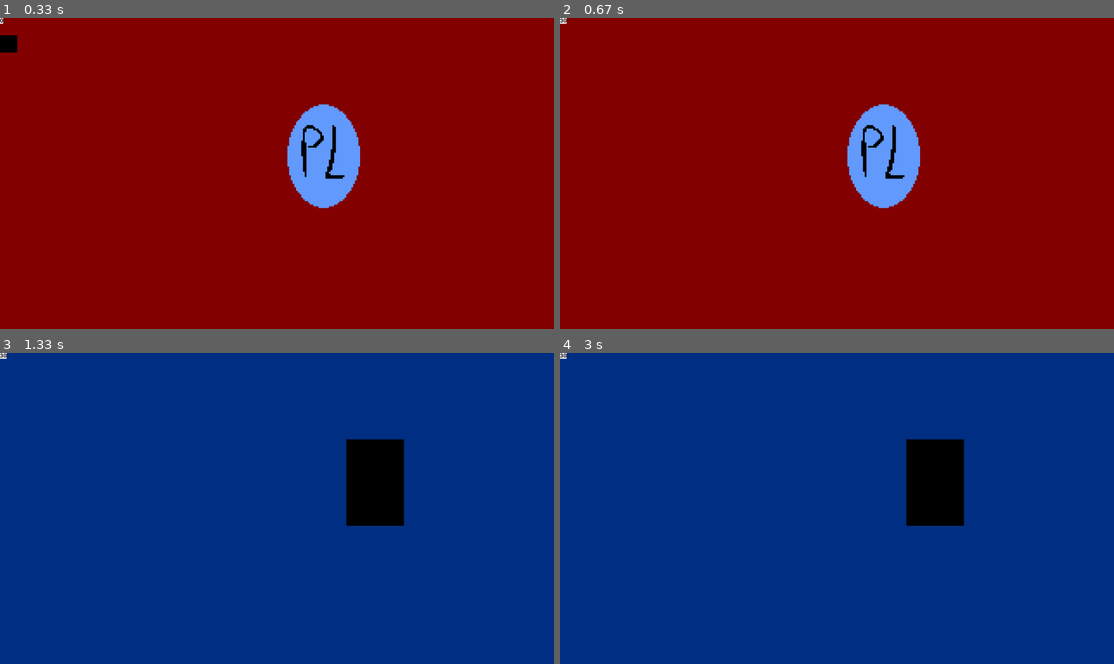
Above: before the commit, frames 1-4 (two rows, left to right).
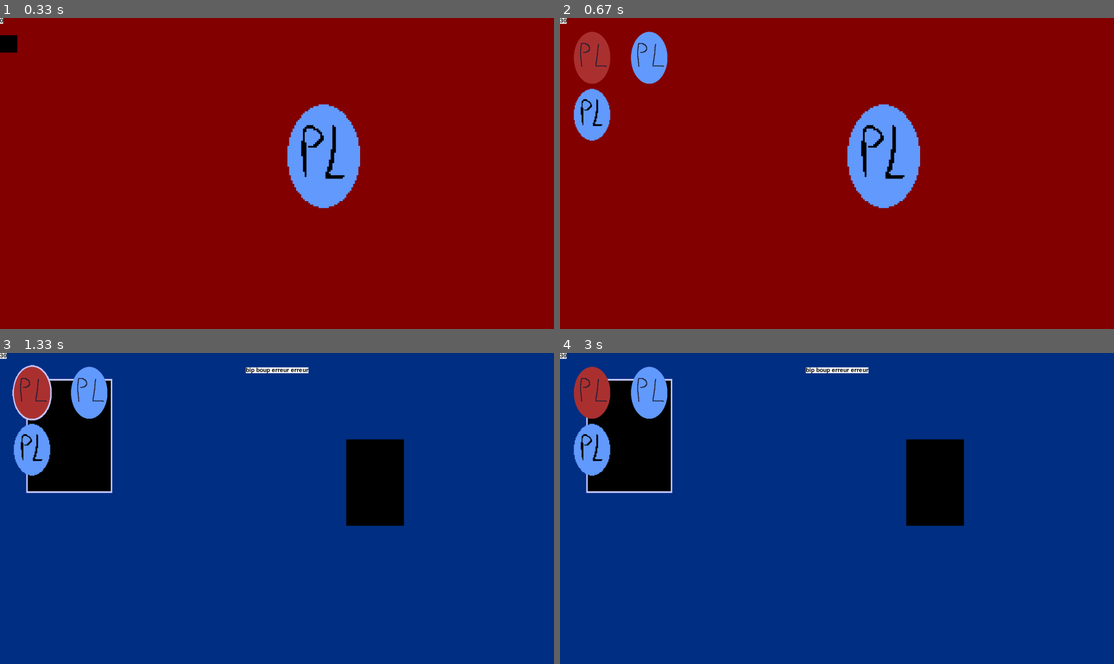
Above: after the commit, the same moments.

Repository: PouchyCorp/TrophNSI
Game: pygame game, started from sources/main.py
The game is run twice, just before and just after one commit, with the same random seed, the same clock (stepped at 60 frames per second) and the same inputs.
Inputs (mouse positions are in pixels of both pictures, inside the frame that each line leads up to):
- Up to frame 1 (0.33 s): no input
- Up to frame 2 (0.67 s): tap Space at 0.33 s
- Up to frame 3 (1.33 s): click (321, 489) at 0.72 s; click (33, 393) at 1.05 s
- Up to frame 4 (3 s): tap Space at 1.4, 1.7 s; press the mouse at (593, 449) at 1.87 s; move the mouse to (704, 443) at 1.97 s; release the mouse at (814, 433) at 2.1 s; press the mouse at (936, 483) at 2.7 s; move the mouse to (781, 480) at 2.8 s; release the mouse at (632, 477) at 2.93 s

Frame 1 is identical in both runs. In frame 2, 2.6% of the frame differs, in the area x 2-20%, y 4-40%; in frame 3, 6.8%, in the area x 2-56%, y 3-46%; in frame 4, 6.8%.

Commit message:
inventory highlight

Diff:
--- a/sources/main.py
+++ b/sources/main.py
@@ -43,10 +43,10 @@
     while True:
         CLOCK.tick(30)
         WIN.blit(current_room.bg_surf, (0,0))
-        pos = pg.mouse.get_pos()
+        mouse_pos : Coord = Coord(current_room.num , pg.mouse.get_pos())
 
         for placeable in current_room.placed:
-            if placeable.rect.collidepoint(pos):
+            if placeable.rect.collidepoint(mouse_pos.xy):
                 placeable.draw_outline(WIN)
                 pg.mouse.set_cursor(pg.SYSTEM_CURSOR_HAND)
             else:
@@ -56,24 +56,19 @@
         events = pg.event.get()
         keys = pg.key.get_pressed()
 
-        if keys[pg.K_SPACE]:
-            #toggle inventory
-            print(inventory.opened)
-            if inventory.opened:
-                inventory.opened = False
-                inventory.close()
-            else:
-                inventory.opened = True
-                inventory.open()
-
         for event in events:
             if event.type == pg.QUIT:
                 pg.quit()
                 sys.exit()
 
+            if event.type == pg.KEYDOWN:
+                if event.key == pg.K_SPACE:
+                    inventory.toggle()
+                    print(inventory.opened)
+
             if event.type == pg.MOUSEBUTTONUP:
                 for placeable in current_room.placed:
-                    if placeable.rect.collidepoint(pos[0], pos[1]):
+                    if placeable.rect.collidepoint(mouse_pos.x, mouse_pos.y):
                         match placeable.name:
                             case 'R1_stairs':
                                 current_room = R2
@@ -89,7 +84,7 @@
 
         #use blits because more performant
         current_room.draw_placed(WIN)
-        inventory.draw(WIN)
+        inventory.draw(WIN, mouse_pos)
         render_popups()
 
         pg.display.flip()
--- a/sources/objects/inventory.py
+++ b/sources/objects/inventory.py
@@ -15,7 +15,6 @@
 
     def open(self):
         self.showed_objects = self.lst[self._page*8:]
-        self.opened = True
 
         for ind , obj in enumerate(self.showed_objects):
             #8 element at a time ( or else too big)
@@ -38,18 +37,30 @@
     def close(self):
         #to optimize if needed
         self.showed_objects = []
-        self.opened = True
 
-    def draw(self, win : Surface):
+    def toggle(self):
+        self.opened = not self.opened
+
         if self.opened:
+            self.open()
+        else:
+            self.close()
+
+    def draw(self, win : Surface, mouse_pos : Coord):
+        if self.opened:
+            self.mouse_highlight(win, mouse_pos)
             win.blits([(plcb.surf, plcb.rect) for plcb in self.showed_objects])
         else:
             win.blit(Surface((60,60)), (0,60))
 
+    def mouse_highlight(self, win : Surface, mouse_pos : Coord):
+        for placeable in self.showed_objects:
+            if placeable.rect.collidepoint(mouse_pos.xy):
+                placeable.draw_outline(win)
 
 
-    def select_item(self, xy : Coord) -> int:
-        """return the index of the item selected
+    def select_item(self, xy : Coord) -> str | None:
+        """return the name of the item selected
         returns -1 if no items"""
 
         return
--- a/sources/room_config.py
+++ b/sources/room_config.py
@@ -19,6 +19,9 @@
 #R2
 R2 = Room(2,image.load("data/bg_test_2.png"))
 R2_stairs = Placeable('R2_stairs', Coord(1,(1200,300)), Surface((200,300)))
+test_canva = Placeable('test_canva', Coord(1,(100,100)), Surface((48*6,64*6)))
+
+R2.placed.append(test_canva)
 R2.placed.append(R2_stairs)
 R2.blacklist.append(R2_stairs)
 
